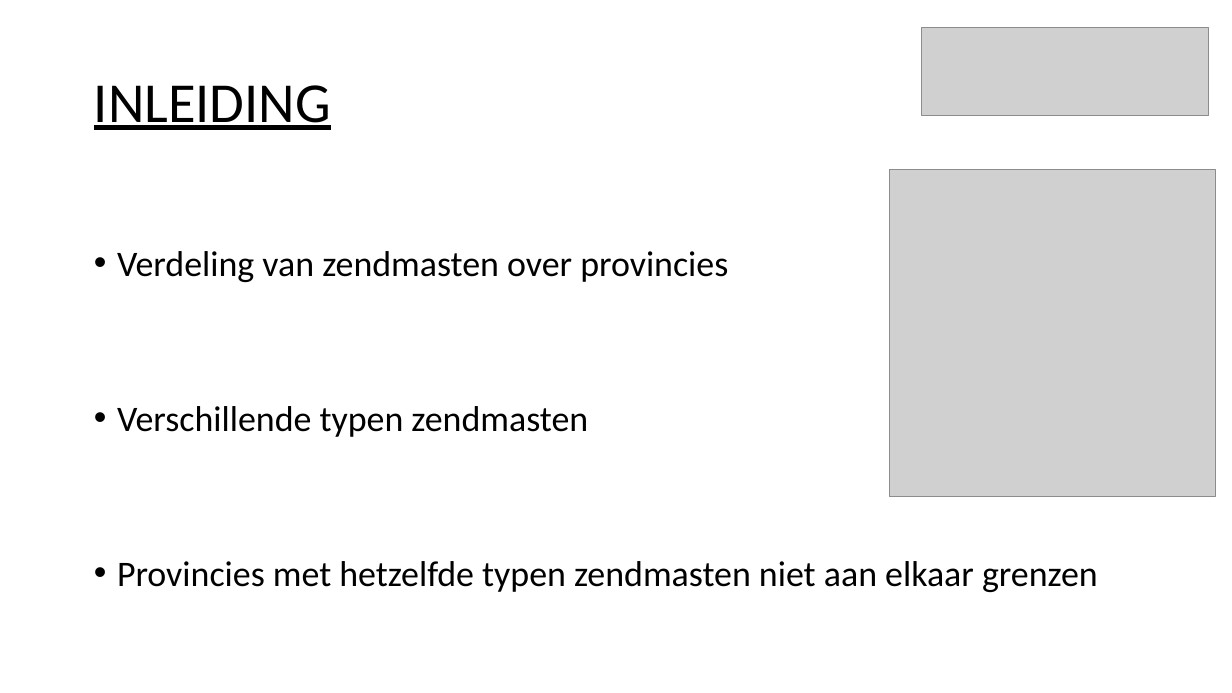
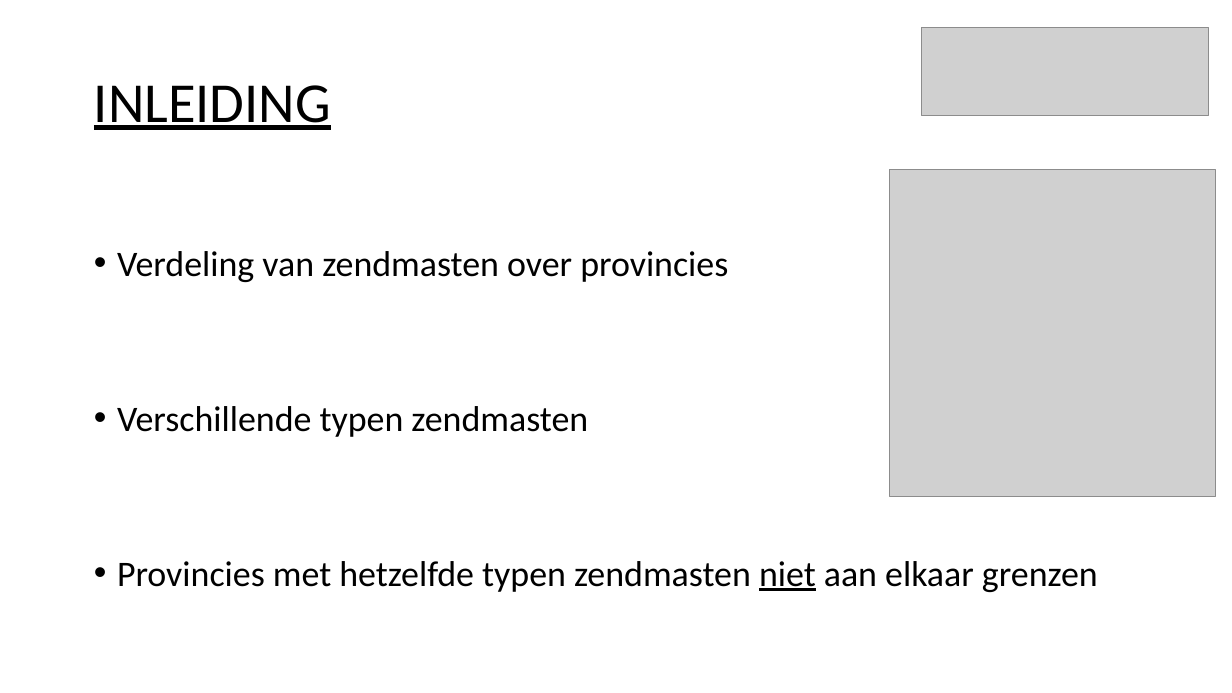
Before and after one commit to Tomttaw/Radio-Russia, a slide deck: slide 2 of powerpoint week 5.pptx. Drawn at 1232x693 pixels with LibreOffice and Linux fonts; fonts in the diff are those of the drawing; grey boxes stand for pictures. Boxes give left, top, right and bottom in pixels: in the first picture for what was removed or moved away, otherwise in the second. Text is boxed around its words. In the diff, an @@ line names an element or a change of style, - is before the commit and + after.

```diff
--- a/powerpoint week 5.pptx
+++ b/powerpoint week 5.pptx
@@ text at bbox=[117, 561, 1098, 592]: underline on in "niet" @@
```
Also in this commit, not shown: 5 other slides changed, 3 slides added, 1 other file.
